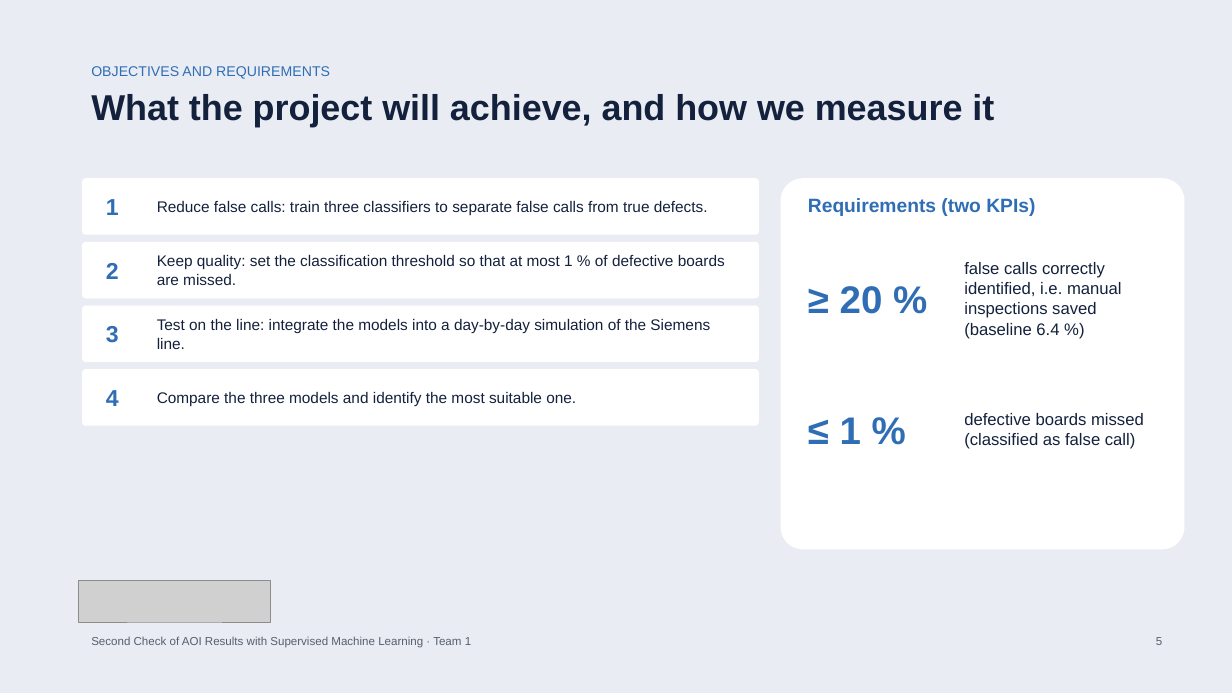
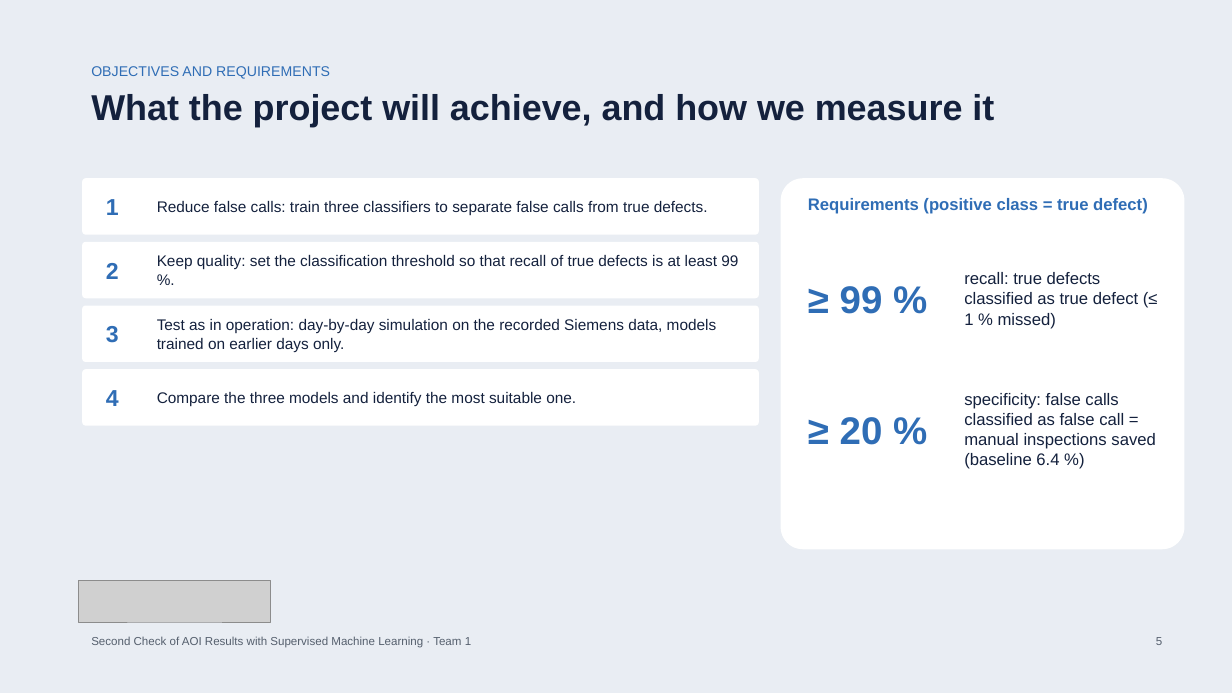
Before and after one commit to bodhi584/aoi-decision-gate, a slide deck: slide 5 of docs/slides_revised_topic.pptx. Drawn at 1232x693 pixels with LibreOffice and Linux fonts; fonts in the diff are those of the drawing; grey boxes stand for pictures. Boxes give left, top, right and bottom in pixels: in the first picture for what was removed or moved away, otherwise in the second. Text is boxed around its words. In the diff, an @@ line names an element or a change of style, - is before the commit and + after.

Commit message:
Precise scope and metrics: recall and specificity of the binary classification

```diff
--- a/docs/slides_revised_topic.pptx
+++ b/docs/slides_revised_topic.pptx
@@ text at [808, 198, 1148, 214]: text changed; size 15 to 13 pt @@
-Requirements (two KPIs)
+Requirements (positive class = true defect)
@@ text at [157, 255, 738, 270]: text changed @@
-Keep quality: set the classification threshold so that at most 1 % of defective boards are missed.
+Keep quality: set the classification threshold so that recall of true defects is at least 99 %.
@@ text at [840, 286, 883, 314]: text changed @@
-≥ 20 %
+≥ 99 %
@@ text at [964, 272, 1138, 329]: text changed @@
-false calls correctly identified, i.e. manual inspections saved (baseline 6.4 %)
+recall: true defects classified as true defect (≤ 1 % missed)
@@ text at [157, 319, 717, 352]: text changed @@
-Test on the line: integrate the models into a day-by-day simulation of the Siemens line.
+Test as in operation: day-by-day simulation on the recorded Siemens data, models trained on earlier days only.
@@ text at [840, 417, 883, 445]: text changed @@
-≤ 1 %
+≥ 20 %
@@ text at [964, 393, 1155, 469]: text changed @@
-defective boards missed (classified as false call)
+specificity: false calls classified as false call = manual inspections saved (baseline 6.4 %)
```
Also in this commit, not shown: 10 other slides changed, 7 other files.
